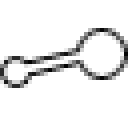
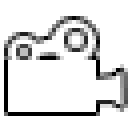
Two versions of the same layered image (128×128). Layer-by-layer changes:
hid "Rope" over [4, 32, 124, 84]
added layer "Camera" in group "Tools" over [8, 20, 124, 112]
